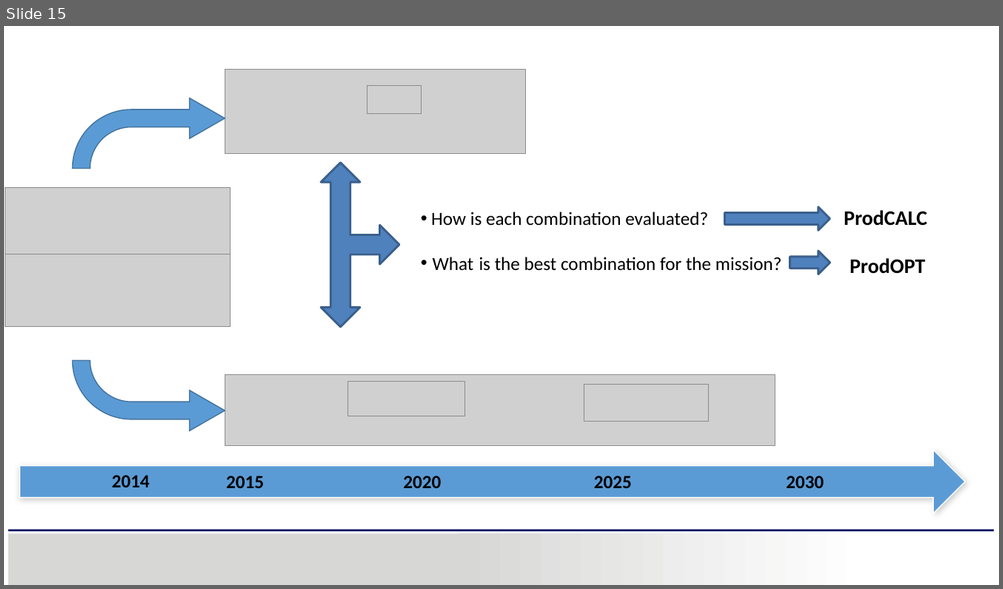
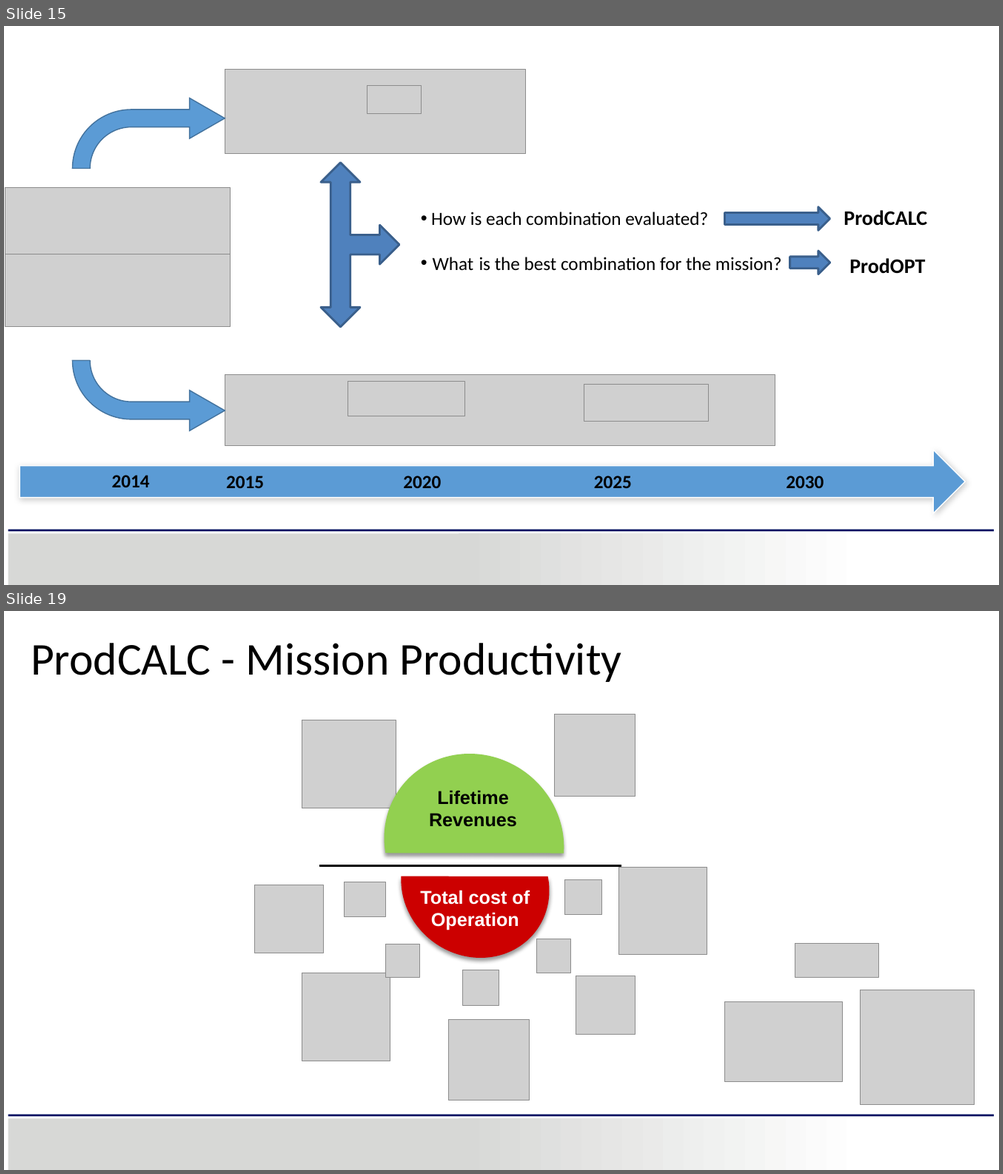
Before and after one commit to carthikvenkataraman/MasterThesis, a slide deck: ThesisReport/MasterThesisPresentation/MasterThesis-OptimisationOfDistributedPropulsionInLongHeavyVehicleCombinations.pptx. Shown one above the other, each under a label of ours: slide 15 before the commit, slides 15 and 19 after it; the slides between them are not shown. The pictures are 1003x589 and 1003x1174 pixels, drawn with LibreOffice and Linux fonts; fonts in the diff are those of the drawing; grey boxes stand for pictures; background and template pictures are left out. Boxes give left, top, right and bottom in pixels: in the first picture for what was removed or moved away, otherwise in the second. Text is boxed around its words. In the diff, an @@ line names an element or a change of style, - is before the commit and + after.

Commit message:
Presentation till ProdOpt

```diff
--- a/ThesisReport/MasterThesisPresentation/MasterThesis-OptimisationOfDistributedPropulsionInLongHeavyVehicleCombinations.pptx
+++ b/ThesisReport/MasterThesisPresentation/MasterThesis-OptimisationOfDistributedPropulsionInLongHeavyVehicleCombinations.pptx
@@ slide 19 added at (4,611,999,1170), background #FFFFFF; not listed: 3 template elements that a slide beside it also shows @@
@@ text added at (31,643,621,682), 44 pt, text #000000 @@
+ProdCALC - Mission Productivity
@@ picture added at (301,721,395,809) @@
@@ picture added at (555,715,635,797) @@
@@ picture added at (619,868,707,956) @@
@@ picture added at (255,885,324,954) @@
@@ group added at (319,718,622,1005): 5 pictures, 2 chord (boxed as its full ellipse)s, 2 texts, 1 line @@
+Lifetime Revenues
+Total cost of Operation
@@ picture added at (795,944,879,977) @@
@@ picture added at (301,973,390,1061) @@
@@ picture added at (576,976,635,1035) @@
@@ picture added at (725,1002,842,1082) @@
@@ picture added at (859,991,974,1105) @@
@@ picture added at (449,1020,529,1100) @@
```
Also in this commit, not shown: 6 slides changed, 13 other slides added, 12 other files.
